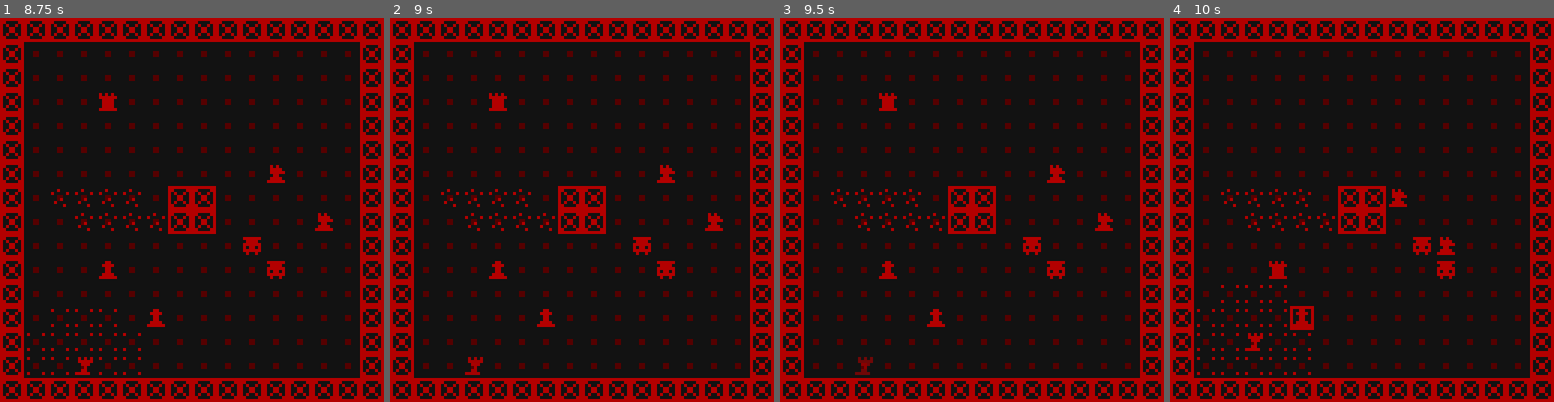
Above: before the commit, frames 1-4 (left to right).
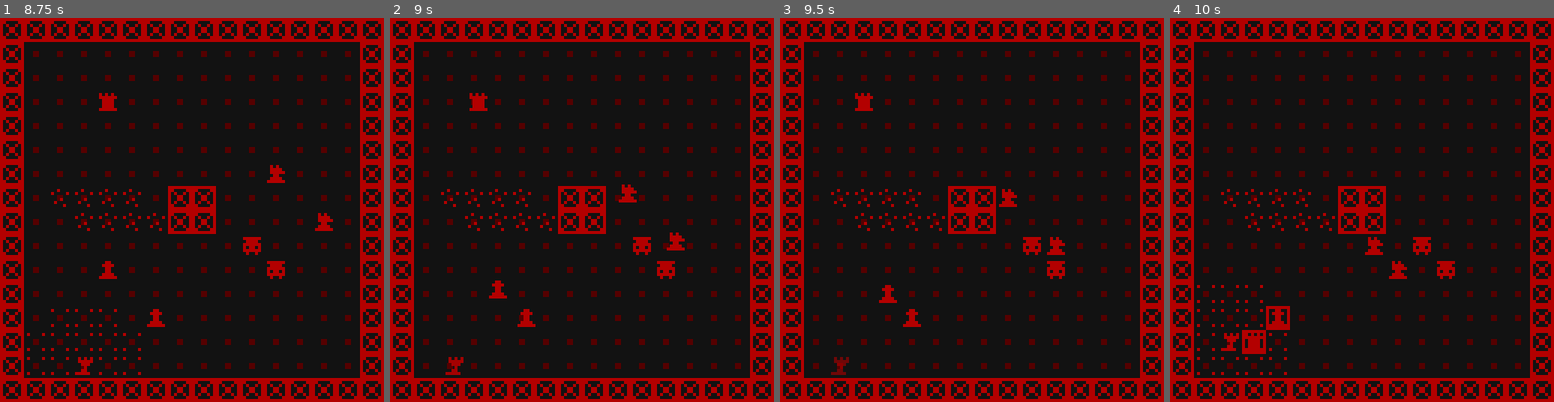
Above: after the commit, the same moments.

Repository: noponn8000/divine-edict
Game: Godot game, scene res://scenes/levels/level1.tscn
The game is run twice, just before and just after one commit, with the same random seed, the same clock (stepped at 60 frames per second) and the same inputs. Sound files missing from this copy of the repository are replaced by a short silence.
Inputs (mouse positions are in pixels of both pictures, inside the frame that each line leads up to):
- Up to frame 1 (8.75 s): move the mouse to (276, 190) at 0.52 s; hold Right (ui_right) 0.53-1.28 s; hold Shift (possess) 0.53-1.28 s; tap Enter at 1.25 s; move the mouse to (115, 229) at 1.27 s; hold Down (ui_down) 1.28-2.03 s; click (115, 229) at 1.35 s; tap R (restart) every 1.5 s from 2 to 8 s; move the mouse to (230, 125) at 2.02 s; hold Right (ui_right) 2.03-2.78 s; hold Shift (possess) 2.03-2.78 s; move the mouse to (172, 286) at 2.77 s; hold Up (ui_up) 2.78-3.53 s; click (172, 286) at 2.85 s; move the mouse to (307, 267) at 3.52 s; hold Shift (possess) 3.53-4.28 s; hold Left (ui_left) 3.53-5.03 s; move the mouse to (76, 152) at 4.27 s; click (76, 152) at 4.35 s; move the mouse to (211, 210) at 5.02 s; hold Down (ui_down) 5.03-5.78 s; hold Shift (possess) 5.03-5.78 s; move the mouse to (134, 114) at 5.77 s; hold Right (ui_right) 5.78-6.53 s; click (134, 114) at 5.85 s; move the mouse to (276, 190) at 6.52 s; hold Up (ui_up) 6.53-7.28 s; hold Shift (possess) 6.53-7.28 s; move the mouse to (115, 229) at 7.27 s; hold Right (ui_right) 7.28-8.03 s; click (115, 229) at 7.35 s; move the mouse to (230, 125) at 8.02 s; hold Down (ui_down) from 8.03 s (still down); hold Shift (possess) from 8.03 s (still down)
- Up to frame 2 (9 s): move the mouse to (562, 286) at 8.77 s; release Down (ui_down) at 8.78 s; release Shift (possess) at 8.78 s; hold Left (ui_left) from 8.78 s (still down); click (562, 286) at 8.85 s
- Up to frame 3 (9.5 s): keep holding Left (ui_left)
- Up to frame 4 (10 s): move the mouse to (1477, 267) at 9.52 s; release Left (ui_left) at 9.53 s; hold Up (ui_up) from 9.53 s (still down); hold Shift (possess) from 9.53 s (still down)

Frame 1 is identical in both runs. In frame 2, 1.6% of the frame differs, in the area x 14-87%, y 19-93%; in frame 3, 1.6%; in frame 4, 1.8%, in the area x 7-75%, y 44-93%.

Commit message:
Shared tileset

Diff:
--- /dev/null
+++ b/resources/tileset.tres
@@ -0,0 +1,19 @@
+[gd_resource type="TileSet" load_steps=3 format=3 uid="uid://jsbqeboy88yk"]
+
+[ext_resource type="Texture2D" uid="uid://40swdqke7l11" path="res://assets/chess_spreadsheet.png" id="1_0b0gm"]
+
+[sub_resource type="TileSetAtlasSource" id="TileSetAtlasSource_an12g"]
+texture = ExtResource("1_0b0gm")
+texture_region_size = Vector2i(8, 8)
+0:0/0 = 0
+1:0/0 = 0
+2:0/0 = 0
+3:0/0 = 0
+4:0/0 = 0
+5:0/0 = 0
+6:0/0 = 0
+7:0/0 = 0
+
+[resource]
+tile_size = Vector2i(8, 8)
+sources/0 = SubResource("TileSetAtlasSource_an12g")
--- a/scenes/levels/level1.tscn
+++ b/scenes/levels/level1.tscn
@@ -1,9 +1,9 @@
-[gd_scene load_steps=18 format=4 uid="uid://r6ikanphskxx"]
+[gd_scene load_steps=16 format=4 uid="uid://r6ikanphskxx"]
 
 [ext_resource type="Script" path="res://scripts/map.gd" id="1_wlxyg"]
-[ext_resource type="Texture2D" uid="uid://40swdqke7l11" path="res://assets/chess_spreadsheet.png" id="2_lqhf6"]
 [ext_resource type="PackedScene" uid="uid://citdmayhjkah8" path="res://scenes/levels/level2.tscn" id="2_qrcp8"]
 [ext_resource type="PackedScene" uid="uid://ka16v6b4ig1v" path="res://scenes/piece_template.tscn" id="3_1m1p1"]
+[ext_resource type="TileSet" uid="uid://jsbqeboy88yk" path="res://resources/tileset.tres" id="3_dtsgn"]
 [ext_resource type="AudioStream" uid="uid://d0bod73x8r8qw" path="res://assets/step.wav" id="4_8k6vp"]
 [ext_resource type="PackedScene" uid="uid://bln2rnmgweofn" path="res://scenes/rook.tscn" id="4_h0m8y"]
 [ext_resource type="PackedScene" uid="uid://ceq4lubmf3s4y" path="res://scenes/horse.tscn" id="5_bltam"]
@@ -12,22 +12,6 @@
 [ext_resource type="PackedScene" uid="uid://d08nk4rwxy2aa" path="res://scenes/spike_trap.tscn" id="7_wt3h2"]
 [ext_resource type="PackedScene" uid="uid://6s2jt3deaj62" path="res://scenes/poison_vase.tscn" id="8_87uu0"]
 [ext_resource type="Texture2D" uid="uid://n01336vhaaxt" path="res://assets/vanquished_text.png" id="11_k23a6"]
-
-[sub_resource type="TileSetAtlasSource" id="TileSetAtlasSource_an12g"]
-texture = ExtResource("2_lqhf6")
-texture_region_size = Vector2i(8, 8)
-0:0/0 = 0
-1:0/0 = 0
-2:0/0 = 0
-3:0/0 = 0
-4:0/0 = 0
-5:0/0 = 0
-6:0/0 = 0
-7:0/0 = 0
-
-[sub_resource type="TileSet" id="TileSet_sfwxq"]
-tile_size = Vector2i(8, 8)
-sources/0 = SubResource("TileSetAtlasSource_an12g")
 
 [sub_resource type="Animation" id="Animation_qkapi"]
 length = 0.001
@@ -79,20 +63,20 @@
 modulate = Color(0.473976, 0.473976, 0.473976, 1)
 use_parent_material = true
 tile_map_data = PackedByteArray("AAABAAEAAAACAAAAAAABAAIAAAACAAAAAAABAAMAAAACAAAAAAABAAQAAAACAAAAAAABAAUAAAACAAAAAAABAA …(3056 unchanged characters)…
-tile_set = SubResource("TileSet_sfwxq")
+tile_set = ExtResource("3_dtsgn")
 
 [node name="Walls" type="TileMapLayer" parent="."]
 use_parent_material = true
 tile_map_data = PackedByteArray("AAAAAAAAAAABAAAAAAABAAAAAAABAAAAAAACAAAAAAABAAAAAAADAAAAAAABAAAAAAAEAAAAAAABAAAAAAAFAA …(3248 unchanged characters)…
-tile_set = SubResource("TileSet_sfwxq")
+tile_set = ExtResource("3_dtsgn")
 
 [node name="Highlights" type="TileMapLayer" parent="."]
 use_parent_material = true
-tile_set = SubResource("TileSet_sfwxq")
+tile_set = ExtResource("3_dtsgn")
 
 [node name="InbetweenHighlights" type="TileMapLayer" parent="."]
 use_parent_material = true
-tile_set = SubResource("TileSet_sfwxq")
+tile_set = ExtResource("3_dtsgn")
 
 [node name="Entities" type="Node2D" parent="."]
 
@@ -128,34 +112,50 @@
 
 [node name="Trap" parent="Entities" node_paths=PackedStringArray("map") instance=ExtResource("7_wt3h2")]
 position = Vector2(32, 56)
+hframes = 28
+intercept = false
 map = NodePath("../..")
 
 [node name="Trap2" parent="Entities" node_paths=PackedStringArray("map") instance=ExtResource("7_wt3h2")]
 position = Vector2(40, 56)
+hframes = 28
+intercept = false
 map = NodePath("../..")
 
 [node name="Trap3" parent="Entities" node_paths=PackedStringArray("map") instance=ExtResource("7_wt3h2")]
 position = Vector2(40, 64)
+hframes = 28
+intercept = false
 map = NodePath("../..")
 
 [node name="Trap4" parent="Entities" node_paths=PackedStringArray("map") instance=ExtResource("7_wt3h2")]
 position = Vector2(48, 64)
+hframes = 28
+intercept = false
 map = NodePath("../..")
 
 [node name="Trap5" parent="Entities" node_paths=PackedStringArray("map") instance=ExtResource("7_wt3h2")]
 position = Vector2(16, 56)
+hframes = 28
+intercept = false
 map = NodePath("../..")
 
 [node name="Trap6" parent="Entities" node_paths=PackedStringArray("map") instance=ExtResource("7_wt3h2")]
 position = Vector2(24, 56)
+hframes = 28
+intercept = false
 map = NodePath("../..")
 
 [node name="Trap7" parent="Entities" node_paths=PackedStringArray("map") instance=ExtResource("7_wt3h2")]
 position = Vector2(24, 64)
+hframes = 28
+intercept = false
 map = NodePath("../..")
 
 [node name="Trap8" parent="Entities" node_paths=PackedStringArray("map") instance=ExtResource("7_wt3h2")]
 position = Vector2(32, 64)
+hframes = 28
+intercept = false
 map = NodePath("../..")
 
 [node name="PoisonVase" parent="Entities" node_paths=PackedStringArray("map") instance=ExtResource("8_87uu0")]
--- a/scenes/levels/level2.tscn
+++ b/scenes/levels/level2.tscn
@@ -1,8 +1,8 @@
-[gd_scene load_steps=19 format=4 uid="uid://citdmayhjkah8"]
+[gd_scene load_steps=17 format=4 uid="uid://citdmayhjkah8"]
 
 [ext_resource type="Script" path="res://scripts/map.gd" id="1_ukrlf"]
 [ext_resource type="PackedScene" uid="uid://dcpm2u4lxprf0" path="res://scenes/levels/level3.tscn" id="2_onkg8"]
-[ext_resource type="Texture2D" uid="uid://40swdqke7l11" path="res://assets/chess_spreadsheet.png" id="2_qjjtf"]
+[ext_resource type="TileSet" uid="uid://jsbqeboy88yk" path="res://resources/tileset.tres" id="3_35o7r"]
 [ext_resource type="PackedScene" uid="uid://ka16v6b4ig1v" path="res://scenes/piece_template.tscn" id="3_f5ub4"]
 [ext_resource type="Shader" path="res://scripts/shaders/multipurpose_highlighter.gdshader" id="4_hw1wa"]
 [ext_resource type="PackedScene" uid="uid://bln2rnmgweofn" path="res://scenes/rook.tscn" id="4_xa6yd"]
@@ -12,22 +12,6 @@
 [ext_resource type="AudioStream" uid="uid://d0bod73x8r8qw" path="res://assets/step.wav" id="9_cu7ib"]
 [ext_resource type="AudioStream" uid="uid://8fmc0pyksrv6" path="res://assets/capture.wav" id="10_xw70f"]
 [ext_resource type="Texture2D" uid="uid://n01336vhaaxt" path="res://assets/vanquished_text.png" id="11_fjl7l"]
-
-[sub_resource type="TileSetAtlasSource" id="TileSetAtlasSource_an12g"]
-texture = ExtResource("2_qjjtf")
-texture_region_size = Vector2i(8, 8)
-0:0/0 = 0
-1:0/0 = 0
-2:0/0 = 0
-3:0/0 = 0
-4:0/0 = 0
-5:0/0 = 0
-6:0/0 = 0
-7:0/0 = 0
-
-[sub_resource type="TileSet" id="TileSet_sfwxq"]
-tile_size = Vector2i(8, 8)
-sources/0 = SubResource("TileSetAtlasSource_an12g")
 
 [sub_resource type="ShaderMaterial" id="ShaderMaterial_ddoc3"]
 shader = ExtResource("4_hw1wa")
@@ -88,81 +72,101 @@
 modulate = Color(0.473976, 0.473976, 0.473976, 1)
 use_parent_material = true
 tile_map_data = PackedByteArray("AAABAAEAAAACAAAAAAABAAIAAAACAAAAAAABAAMAAAACAAAAAAABAAQAAAACAAAAAAABAAUAAAACAAAAAAABAA …(3056 unchanged characters)…
-tile_set = SubResource("TileSet_sfwxq")
+tile_set = ExtResource("3_35o7r")
 
 [node name="Walls" type="TileMapLayer" parent="."]
 use_parent_material = true
 tile_map_data = PackedByteArray("AAAAAAAAAAABAAAAAAABAAAAAAABAAAAAAACAAAAAAABAAAAAAADAAAAAAABAAAAAAAEAAAAAAABAAAAAAAFAA …(3824 unchanged characters)…
-tile_set = SubResource("TileSet_sfwxq")
+tile_set = ExtResource("3_35o7r")
 
 [node name="Highlights" type="TileMapLayer" parent="."]
 use_parent_material = true
-tile_set = SubResource("TileSet_sfwxq")
+tile_set = ExtResource("3_35o7r")
 
 [node name="InbetweenHighlights" type="TileMapLayer" parent="."]
 use_parent_material = true
-tile_set = SubResource("TileSet_sfwxq")
+tile_set = ExtResource("3_35o7r")
 
 [node name="Entities" type="Node2D" parent="."]
 
 [node name="King" parent="Entities" node_paths=PackedStringArray("map") instance=ExtResource("3_f5ub4")]
 material = SubResource("ShaderMaterial_ddoc3")
 position = Vector2(80, 112)
+hframes = 28
 map = NodePath("../..")
 
 [node name="Rook" parent="Entities" node_paths=PackedStringArray("map") instance=ExtResource("4_xa6yd")]
 material = SubResource("ShaderMaterial_ddoc3")
 position = Vector2(16, 16)
+hframes = 28
 map = NodePath("../..")
 is_ai_controlled = false
 
 [node name="Pawn" parent="Entities" node_paths=PackedStringArray("map") instance=ExtResource("6_5ckp4")]
 material = SubResource("ShaderMaterial_ddoc3")
 position = Vector2(24, 56)
+hframes = 28
 map = NodePath("../..")
 
 [node name="Pawn2" parent="Entities" node_paths=PackedStringArray("map") instance=ExtResource("6_5ckp4")]
 material = SubResource("ShaderMaterial_ddoc3")
 position = Vector2(40, 72)
+hframes = 28
 map = NodePath("../..")
 
 [node name="Trap" parent="Entities" node_paths=PackedStringArray("map") instance=ExtResource("7_wt5pw")]
 material = SubResource("ShaderMaterial_ddoc3")
+hframes = 28
+intercept = false
 map = NodePath("../..")
 
 [node name="Trap2" parent="Entities" node_paths=PackedStringArray("map") instance=ExtResource("7_wt5pw")]
 material = SubResource("ShaderMaterial_ddoc3")
 position = Vector2(80, 88)
+hframes = 28
+intercept = false
 map = NodePath("../..")
 
 [node name="Trap3" parent="Entities" node_paths=PackedStringArray("map") instance=ExtResource("7_wt5pw")]
 material = SubResource("ShaderMaterial_ddoc3")
 position = Vector2(80, 96)
+hframes = 28
+intercept = false
 map = NodePath("../..")
 
 [node name="Trap4" parent="Entities" node_paths=PackedStringArray("map") instance=ExtResource("7_wt5pw")]
 material = SubResource("ShaderMaterial_ddoc3")
 position = Vector2(72, 96)
+hframes = 28
+intercept = false
 map = NodePath("../..")
 
 [node name="Trap5" parent="Entities" node_paths=PackedStringArray("map") instance=ExtResource("7_wt5pw")]
 material = SubResource("ShaderMaterial_ddoc3")
 position = Vector2(88, 88)
+hframes = 28
+intercept = false
 map = NodePath("../..")
 
 [node name="Trap6" parent="Entities" node_paths=PackedStringArray("map") instance=ExtResource("7_wt5pw")]
 material = SubResource("ShaderMaterial_ddoc3")
 position = Vector2(88, 96)
+hframes = 28
+intercept = false
 map = NodePath("../..")
 
 [node name="Trap7" parent="Entities" node_paths=PackedStringArray("map") instance=ExtResource("7_wt5pw")]
 material = SubResource("ShaderMaterial_ddoc3")
 position = Vector2(96, 88)
+hframes = 28
+intercept = false
 map = NodePath("../..")
 
 [node name="Trap8" parent="Entities" node_paths=PackedStringArray("map") instance=ExtResource("7_wt5pw")]
 material = SubResource("ShaderMaterial_ddoc3")
 position = Vector2(96, 96)
+hframes = 28
+intercept = false
 map = NodePath("../..")
 
 [node name="PoisonVase" parent="Entities" node_paths=PackedStringArray("map") instance=ExtResource("8_xmkwt")]
--- a/scenes/levels/level3.tscn
+++ b/scenes/levels/level3.tscn
@@ -1,7 +1,7 @@
-[gd_scene load_steps=18 format=4 uid="uid://dcpm2u4lxprf0"]
+[gd_scene load_steps=16 format=4 uid="uid://dcpm2u4lxprf0"]
 
 [ext_resource type="Script" path="res://scripts/map.gd" id="1_t5q4q"]
-[ext_resource type="Texture2D" uid="uid://40swdqke7l11" path="res://assets/chess_spreadsheet.png" id="2_jmsei"]
+[ext_resource type="TileSet" uid="uid://jsbqeboy88yk" path="res://resources/tileset.tres" id="2_weq3e"]
 [ext_resource type="PackedScene" uid="uid://ka16v6b4ig1v" path="res://scenes/piece_template.tscn" id="3_j4t5c"]
 [ext_resource type="Shader" path="res://scripts/shaders/multipurpose_highlighter.gdshader" id="4_d58lw"]
 [ext_resource type="PackedScene" uid="uid://bdqgf3qkwi2vo" path="res://scenes/pawn.tscn" id="6_262qu"]
@@ -11,22 +11,6 @@
 [ext_resource type="AudioStream" uid="uid://d0bod73x8r8qw" path="res://assets/step.wav" id="9_bo2ea"]
 [ext_resource type="AudioStream" uid="uid://8fmc0pyksrv6" path="res://assets/capture.wav" id="10_dpsw0"]
 [ext_resource type="Texture2D" uid="uid://n01336vhaaxt" path="res://assets/vanquished_text.png" id="11_tunm1"]
-
-[sub_resource type="TileSetAtlasSource" id="TileSetAtlasSource_an12g"]
-texture = ExtResource("2_jmsei")
-texture_region_size = Vector2i(8, 8)
-0:0/0 = 0
-1:0/0 = 0
-2:0/0 = 0
-3:0/0 = 0
-4:0/0 = 0
-5:0/0 = 0
-6:0/0 = 0
-7:0/0 = 0
-
-[sub_resource type="TileSet" id="TileSet_sfwxq"]
-tile_size = Vector2i(8, 8)
-sources/0 = SubResource("TileSetAtlasSource_an12g")
 
 [sub_resource type="ShaderMaterial" id="ShaderMaterial_ddoc3"]
 shader = ExtResource("4_d58lw")
@@ -86,80 +70,100 @@
 modulate = Color(0.473976, 0.473976, 0.473976, 1)
 use_parent_material = true
 tile_map_data = PackedByteArray("AAABAAEAAAACAAAAAAABAAIAAAACAAAAAAABAAMAAAACAAAAAAABAAQAAAACAAAAAAABAAUAAAACAAAAAAABAA …(3056 unchanged characters)…
-tile_set = SubResource("TileSet_sfwxq")
+tile_set = ExtResource("2_weq3e")
 
 [node name="Walls" type="TileMapLayer" parent="."]
 use_parent_material = true
 tile_map_data = PackedByteArray("AAAAAAAAAAABAAAAAAABAAAAAAABAAAAAAACAAAAAAABAAAAAAADAAAAAAABAAAAAAAEAAAAAAABAAAAAAAFAA …(4336 unchanged characters)…
-tile_set = SubResource("TileSet_sfwxq")
+tile_set = ExtResource("2_weq3e")
 
 [node name="Highlights" type="TileMapLayer" parent="."]
 use_parent_material = true
-tile_set = SubResource("TileSet_sfwxq")
+tile_set = ExtResource("2_weq3e")
 
 [node name="InbetweenHighlights" type="TileMapLayer" parent="."]
 use_parent_material = true
-tile_set = SubResource("TileSet_sfwxq")
+tile_set = ExtResource("2_weq3e")
 
 [node name="Entities" type="Node2D" parent="."]
 
 [node name="King" parent="Entities" node_paths=PackedStringArray("map") instance=ExtResource("3_j4t5c")]
 material = SubResource("ShaderMaterial_ddoc3")
 position = Vector2(80, 112)
+hframes = 28
 map = NodePath("../..")
 
 [node name="Pawn" parent="Entities" node_paths=PackedStringArray("map") instance=ExtResource("6_262qu")]
 material = SubResource("ShaderMaterial_ddoc3")
 position = Vector2(24, 16)
+hframes = 28
 map = NodePath("../..")
 
 [node name="Pawn2" parent="Entities" node_paths=PackedStringArray("map") instance=ExtResource("6_262qu")]
 material = SubResource("ShaderMaterial_ddoc3")
 position = Vector2(80, 16)
+hframes = 28
 map = NodePath("../..")
 
 [node name="Rook" parent="Entities" node_paths=PackedStringArray("map") instance=ExtResource("6_aciuf")]
 position = Vector2(40, 8)
+hframes = 28
 map = NodePath("../..")
 
 [node name="Trap" parent="Entities" node_paths=PackedStringArray("map") instance=ExtResource("7_u6htf")]
 material = SubResource("ShaderMaterial_ddoc3")
 position = Vector2(8, 104)
+hframes = 28
+intercept = false
 map = NodePath("../..")
 
 [node name="Trap2" parent="Entities" node_paths=PackedStringArray("map") instance=ExtResource("7_u6htf")]
 material = SubResource("ShaderMaterial_ddoc3")
 position = Vector2(8, 112)
+hframes = 28
+intercept = false
 map = NodePath("../..")
 
 [node name="Trap3" parent="Entities" node_paths=PackedStringArray("map") instance=ExtResource("7_u6htf")]
 material = SubResource("ShaderMaterial_ddoc3")
 position = Vector2(40, 112)
+hframes = 28
+intercept = false
 map = NodePath("../..")
 
 [node name="Trap4" parent="Entities" node_paths=PackedStringArray("map") instance=ExtResource("7_u6htf")]
 material = SubResource("ShaderMaterial_ddoc3")
 position = Vector2(48, 112)
+hframes = 28
+intercept = false
 map = NodePath("../..")
 
 [node name="Trap5" parent="Entities" node_paths=PackedStringArray("map") instance=ExtResource("7_u6htf")]
 material = SubResource("ShaderMaterial_ddoc3")
 position = Vector2(88, 48)
+hframes = 28
+intercept = false
 map = NodePath("../..")
 
 [node name="Trap6" parent="Entities" node_paths=PackedStringArray("map") instance=ExtResource("7_u6htf")]
 material = SubResource("ShaderMaterial_ddoc3")
 position = Vector2(96, 48)
+hframes = 28
+intercept = false
 map = NodePath("../..")
 
 [node name="Trap7" parent="Entities" node_paths=PackedStringArray("map") instance=ExtResource("7_u6htf")]
 material = SubResource("ShaderMaterial_ddoc3")
 position = Vector2(104, 88)
+hframes = 28
+intercept = false
 map = NodePath("../..")
 
 [node name="Trap8" parent="Entities" node_paths=PackedStringArray("map") instance=ExtResource("7_u6htf")]
 material = SubResource("ShaderMaterial_ddoc3")
 position = Vector2(104, 96)
+hframes = 28
+intercept = false
 map = NodePath("../..")
 
 [node name="PoisonVase" parent="Entities" node_paths=PackedStringArray("map") instance=ExtResource("8_gqsy5")]
--- a/scripts/entity.gd
+++ b/scripts/entity.gd
@@ -200,11 +200,11 @@
 
 		if event.is_action_pressed("ui_up"):
 			dir = Vector2i.UP;
-		elif event.is_action_pressed("ui_down") and len(legal_moves) > 1:
+		elif event.is_action_pressed("ui_down"):
 			dir = Vector2i.DOWN;
-		elif event.is_action_pressed("ui_right") and len(legal_moves) > 2:
+		elif event.is_action_pressed("ui_right"):
 			dir = Vector2i.RIGHT;
-		elif event.is_action_pressed("ui_left") and len(legal_moves) > 3:
+		elif event.is_action_pressed("ui_left"):
 			dir = Vector2i.LEFT;
 
 		for move in legal_moves:
